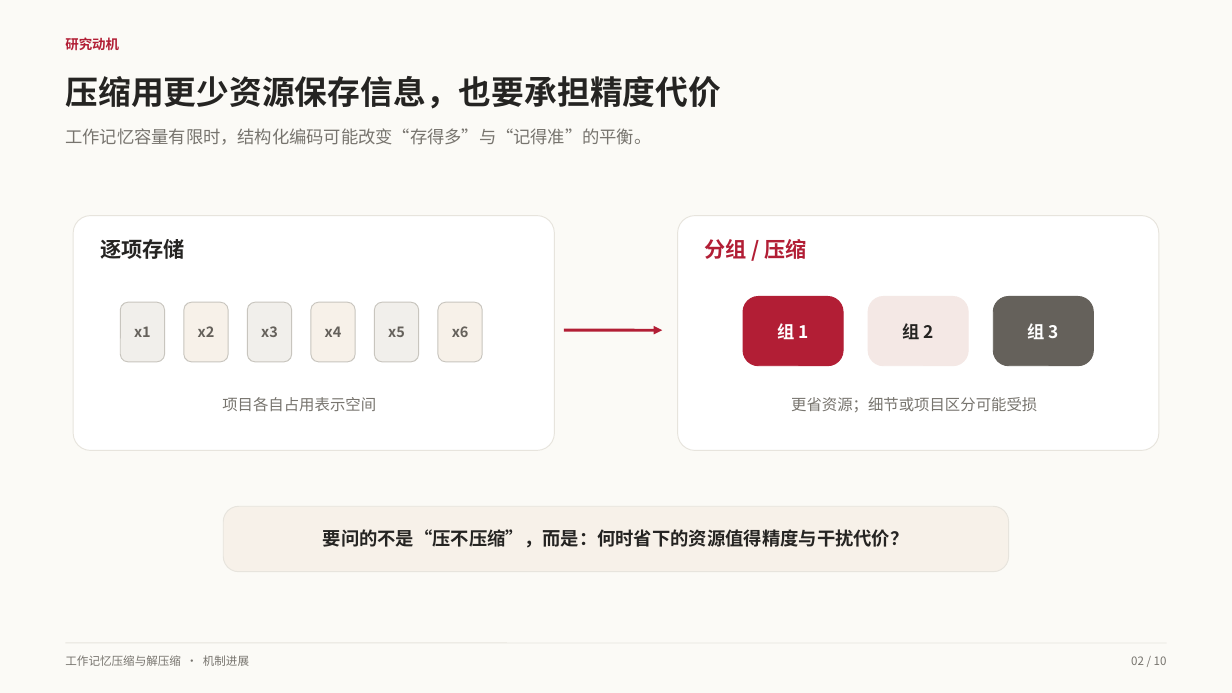
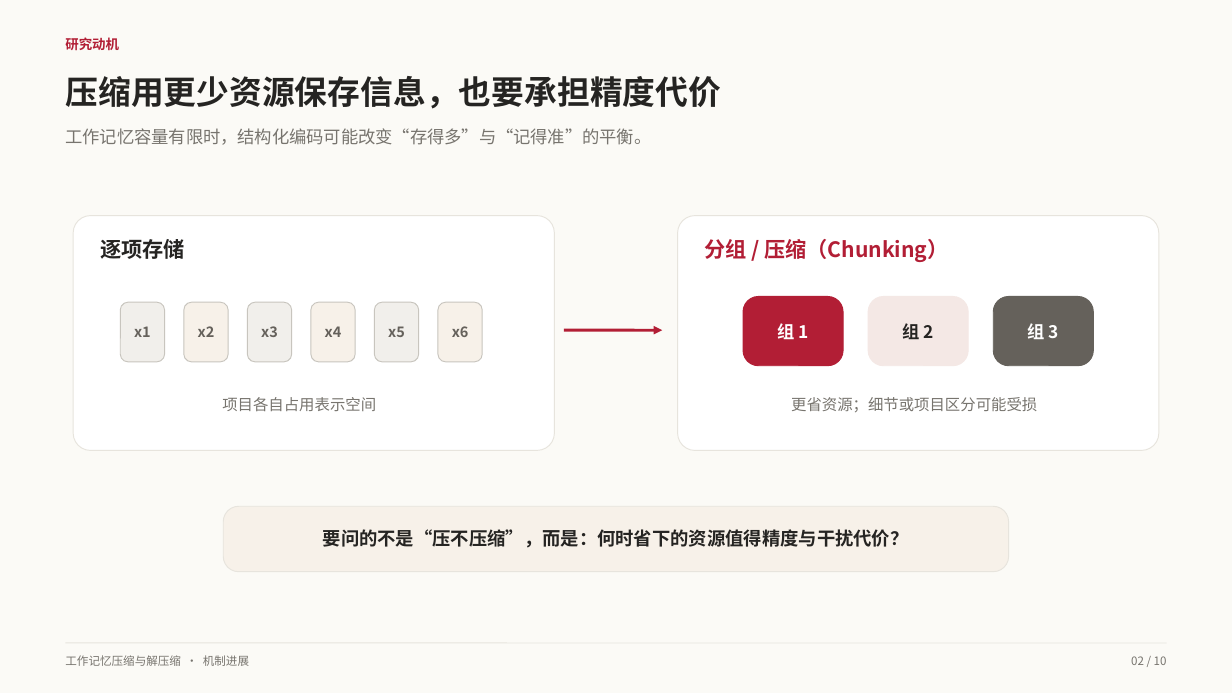
Before and after one commit to Totheinfinity66y/LDS-EImodel, a slide deck: slide 2 of docs/项目进展讲解_机制重构_20261025.pptx. Drawn at 1232x693 pixels with LibreOffice and Linux fonts; fonts in the diff are those of the drawing. Boxes give left, top, right and bottom in pixels: in the first picture for what was removed or moved away, otherwise in the second. Text is boxed around its words. In the diff, an @@ line names an element or a change of style, - is before the commit and + after.

Commit message:
docs: update project progress presentation

```diff
--- a/docs/项目进展讲解_机制重构_20261025.pptx
+++ b/docs/项目进展讲解_机制重构_20261025.pptx
@@ text at bbox=[705, 239, 949, 262]: text changed @@
-分组 / 压缩
+分组 / 压缩（Chunking）
```
